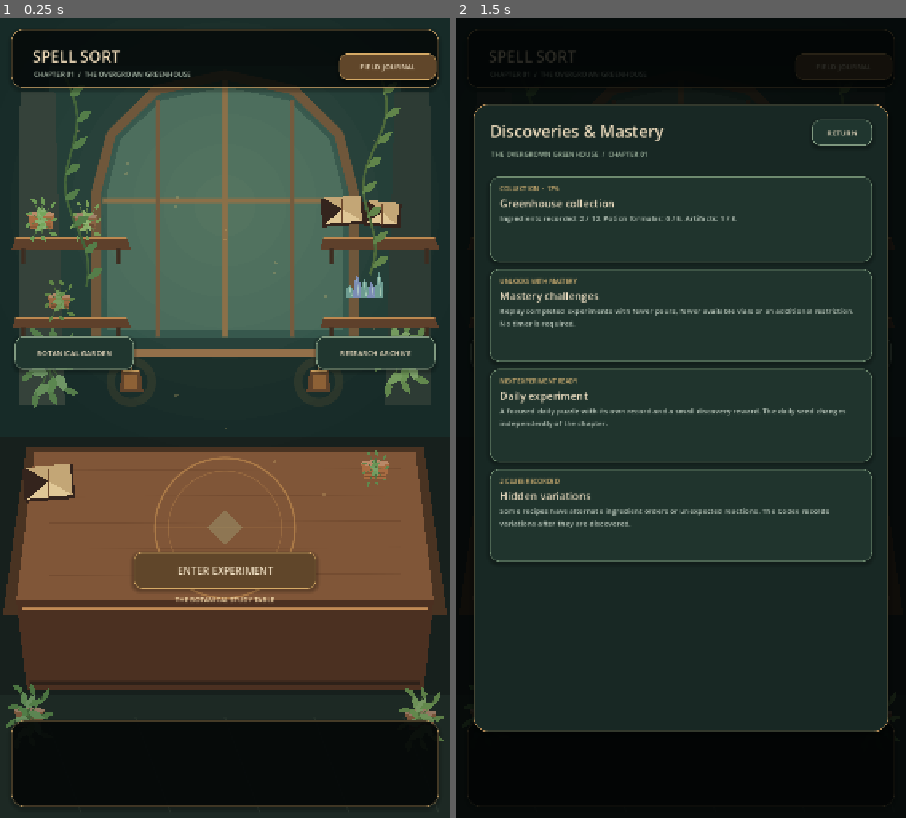
Above: before the commit, frames 1-2 (left to right).
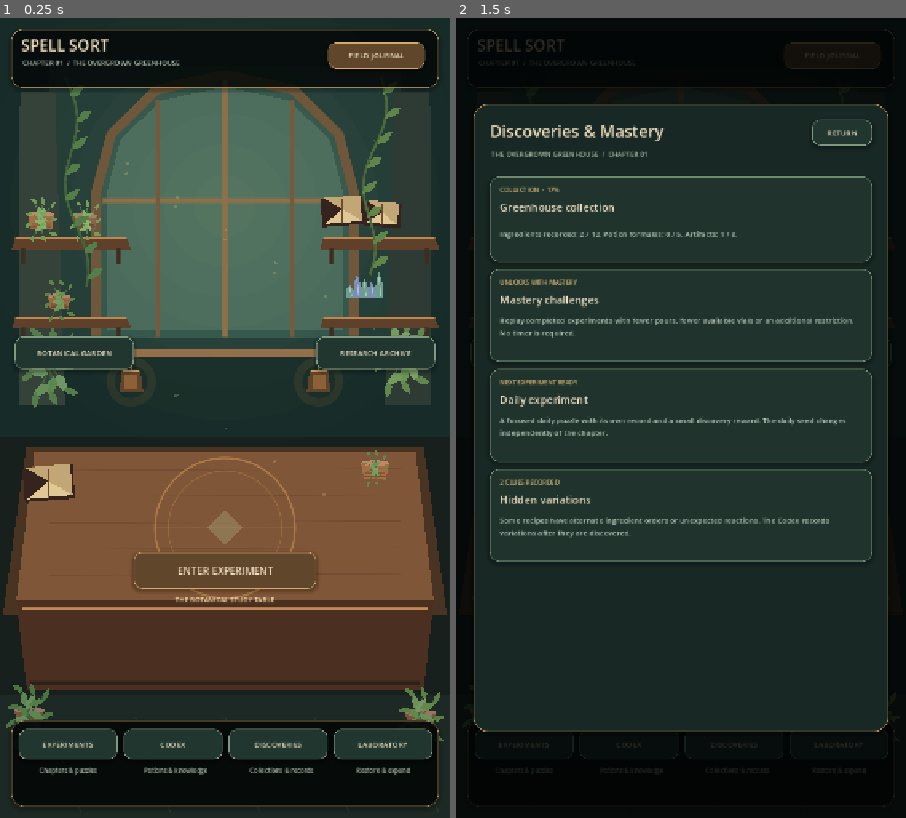
Above: after the commit, the same moments.

Repository: Kryodo/spell-sort-game
Game: Godot game, scene res://scenes/greenhouse_journey.tscn
The game is run twice, just before and just after one commit, with the same random seed, the same clock (stepped at 60 frames per second) and the same inputs. This scene is started directly instead of the project's main scene.
Inputs:
- Up to frame 1 (0.25 s): no input
- Up to frame 2 (1.5 s): click "FIELD JOURNAL" at 0.5 s; click "ENTER EXPERIMENT" at 1.25 s

The runs differ from the first frame. In frame 1, 5.1% of the frame differs, in the area x 4-98%, y 2-95%; in frame 2, 4.2%.

Commit message:
Align greenhouse HUD and navigation layout

Diff:
--- a/scripts/greenhouse_journey.gd
+++ b/scripts/greenhouse_journey.gd
@@ -284,11 +284,11 @@
 func _build_top_hud() -> void:
 	var header := _make_panel(Rect2(18.0, 18.0, 684.0, 94.0), Color(0.018, 0.034, 0.032, 0.80), Color(0.76, 0.61, 0.39, 0.52), 18)
 	add_child(header)
-	var logo := _make_label("SPELL SORT", Vector2(34.0, 26.0), Vector2(265.0, 34.0), 25, Color("#f3dfbd"))
+	var logo := _make_label("SPELL SORT", Vector2(16.0, 8.0), Vector2(265.0, 34.0), 25, Color("#f3dfbd"))
 	header.add_child(logo)
-	var chapter := _make_label("CHAPTER 01  /  THE OVERGROWN GREENHOUSE", Vector2(36.0, 61.0), Vector2(460.0, 22.0), 11, Color("#b8c9b7"))
+	var chapter := _make_label("CHAPTER 01  /  THE OVERGROWN GREENHOUSE", Vector2(18.0, 43.0), Vector2(460.0, 22.0), 11, Color("#b8c9b7"))
 	header.add_child(chapter)
-	var journal := _make_button("FIELD JOURNAL", Rect2(525.0, 39.0, 155.0, 42.0), true)
+	var journal := _make_button("FIELD JOURNAL", Rect2(507.0, 21.0, 155.0, 42.0), true)
 	journal.pressed.connect(func() -> void: _open_page("discoveries"))
 	header.add_child(journal)
 
@@ -330,11 +330,11 @@
 	for index in range(nav_items.size()):
 		var item: Dictionary = nav_items[index]
 		var x: float = 30.0 + float(index) * 168.0
-		var button := _make_button(String(item["title"]), Rect2(x, 1138.0, 158.0, 48.0), false)
+		var button := _make_button(String(item["title"]), Rect2(12.0 + float(index) * 168.0, 14.0, 158.0, 48.0), false)
 		button.add_theme_font_size_override("font_size", 12)
 		button.pressed.connect(_open_page.bind(String(item["key"])))
 		dock.add_child(button)
-		var subtitle := _make_label(String(item["subtitle"]), Vector2(x + 2.0, 1191.0), Vector2(154.0, 26.0), 10, Color("#aebdb0"))
+		var subtitle := _make_label(String(item["subtitle"]), Vector2(14.0 + float(index) * 168.0, 67.0), Vector2(154.0, 26.0), 10, Color("#aebdb0"))
 		subtitle.horizontal_alignment = HORIZONTAL_ALIGNMENT_CENTER
 		dock.add_child(subtitle)
 		_nav_buttons.append(button)
@@ -523,6 +523,7 @@
 	label.text = text_value
 	label.position = position_value
 	label.size = size_value
+	label.custom_minimum_size = size_value
 	label.add_theme_font_size_override("font_size", font_size)
 	label.add_theme_color_override("font_color", tint)
 	label.vertical_alignment = VERTICAL_ALIGNMENT_CENTER
